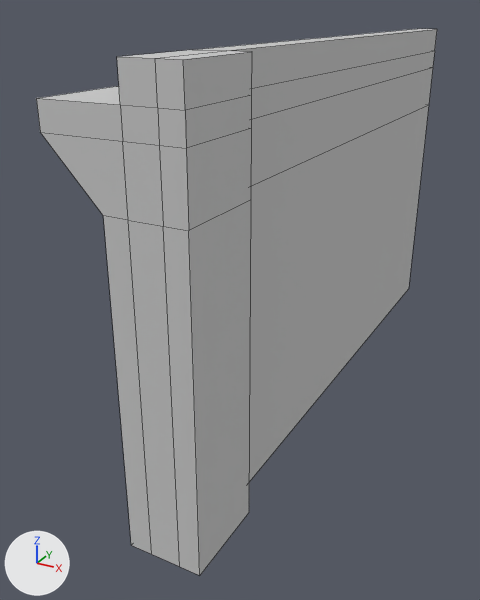
Two versions of the FBX model LearnToDriveUE4/Content/Art/Architecture/Warehouse/WarehouseWall_SM.FBX, one commit apart.
The view is the same before and after, from a 50 mm camera at (4.82, -6.03, 7.48) aimed at (-1.12, 4.78, 2.08). The lights are fixed; the arrows at lower left show +X, +Y and +Z. Mesh edges are drawn as thin lines. Where no turn or scale is listed for an object, it has been applied to the vertices.

Names of what the first picture shows: 'WarehouseWall_SM003'.
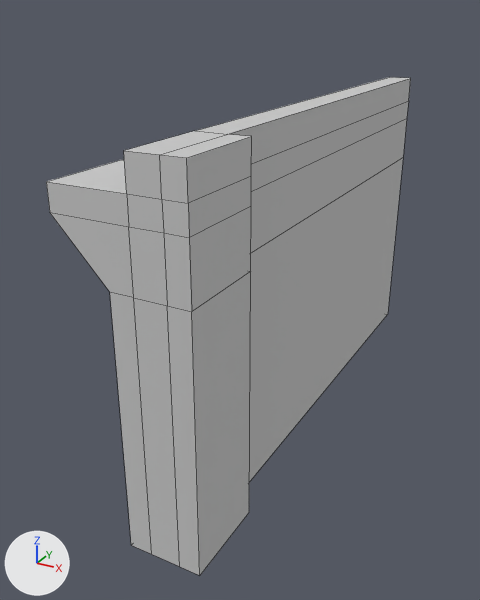
Commit message: Decreased size of Warehouse modular kit

Location of each change, [x1, y1, x2, y2] in pixels of the pictures (480 x 600 px; the box of a moved part takes in the faces that stretch with it):
'WarehouseWall_SM003', reshaped (9% narrower, 9% shorter)
    before: [36, 29, 437, 575]
    after: [46, 77, 411, 575]
part 1 of me_mesh, moved or reshaped
    before: [196, 29, 437, 186]
    after: [196, 77, 411, 253]
part 2 of me_mesh, moved or reshaped
    before: [249, 105, 429, 482]
    after: [249, 158, 403, 482]
part 3 of me_mesh, moved or reshaped
    before: [36, 50, 252, 575]
    after: [46, 131, 252, 575]

The change in detail:
me_mesh has 48 vertices, 46 faces and spans x -1.25..0.85, y 0.0..12.0, z 0.0..7.0.
me_mesh is used by ob_warehousewall_sm003; location (0.0, 0.0, 0.0).
me_mesh part 1: all 8 vertices in x 0.0..0.5, y 12.0, z 5.18..7.0 are moved by (0.0, -2.0, -1.0).
me_mesh part 2: all 2 vertices in x 0.0..0.5, y 12.0, z 0.0 are moved by (0.0, -2.0, 0.0).
me_mesh part 3: all 30 vertices in x -1.25..0.85, y 0.0..1.5, z 5.18..7.0 are moved by (0.0, 0.0, -1.0).
